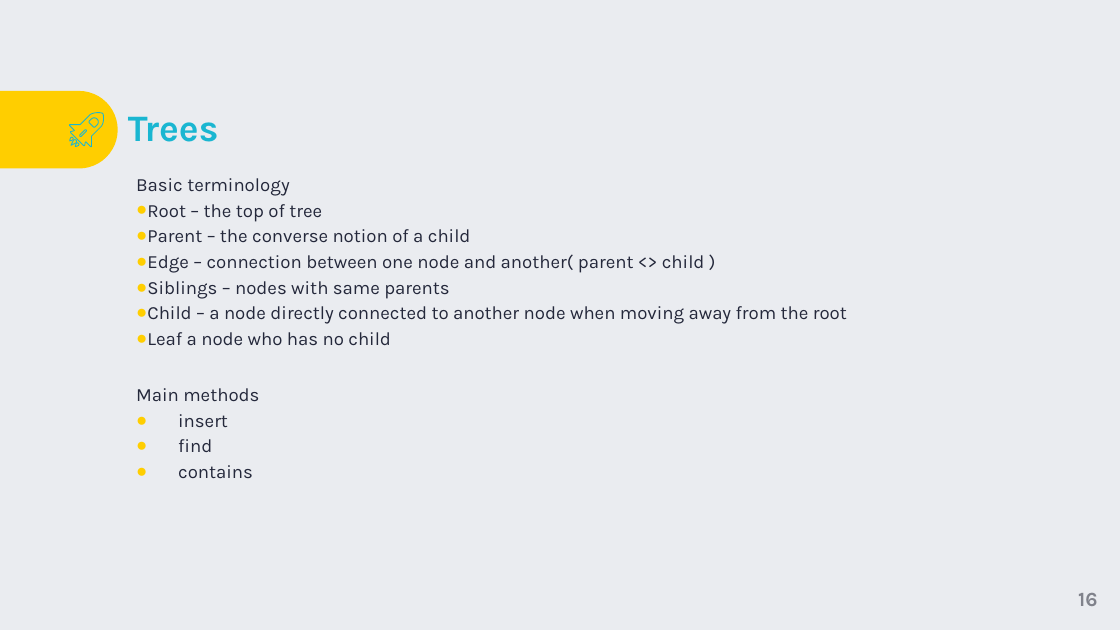
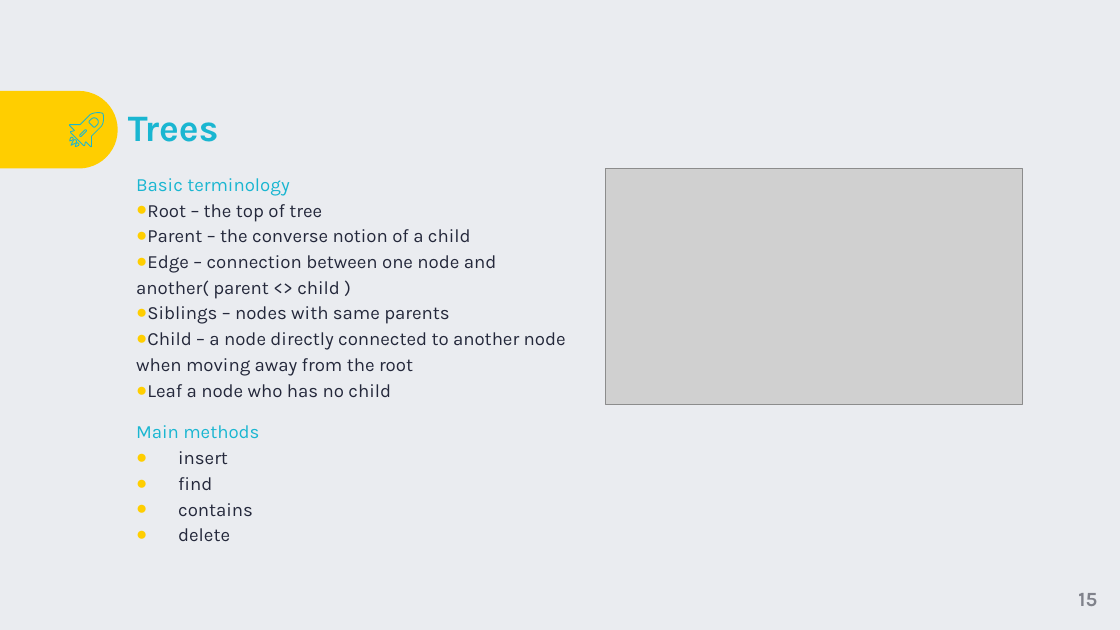
Before and after one commit to TigranVardanyan/Algorithms-and-Data-structures, a slide deck: slide 15 of ds&a.pptx (slide 16 before the commit). Drawn at 1120x630 pixels with LibreOffice and Linux fonts; fonts in the diff are those of the drawing; grey boxes stand for pictures; background and template pictures are left out. Boxes give left, top, right and bottom in pixels: in the first picture for what was removed or moved away, otherwise in the second. Text is boxed around its words. In the diff, an @@ line names an element or a change of style, - is before the commit and + after.

```diff
--- a/ds&a.pptx
+++ b/ds&a.pptx
@@ text at (x1=136, y1=178, x2=289, y2=196): text colour #24283B to #1AB6D1 in "Basic terminology" @@
@@ picture added at (x1=606, y1=169, x2=1023, y2=405) @@
@@ text "Main methods" moved from (x1=136, y1=388, x2=259, y2=478) to (x1=136, y1=425, x2=259, y2=541) @@
@@ text at (x1=136, y1=425, x2=259, y2=439): text colour #24283B to #1AB6D1 in "Main methods" @@
@@ text at (x1=178, y1=528, x2=230, y2=541): paragraph added @@
+● delete
@@ page number at (x1=1078, y1=593, x2=1097, y2=606): text changed @@
-16
+15
```
Also in this commit, not shown: 13 other slides changed, 2 slides added, 4 slides removed, 1 other file.
